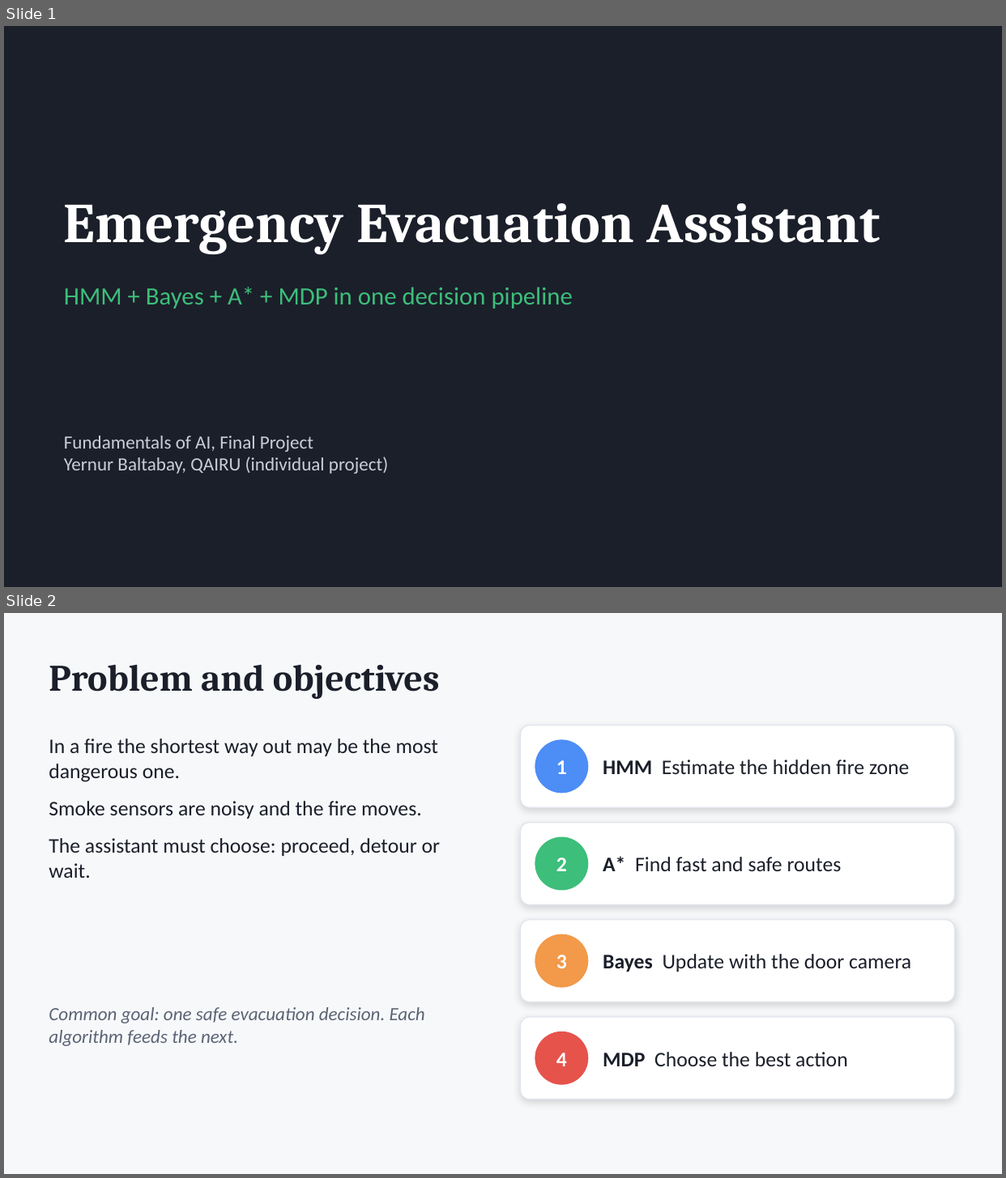
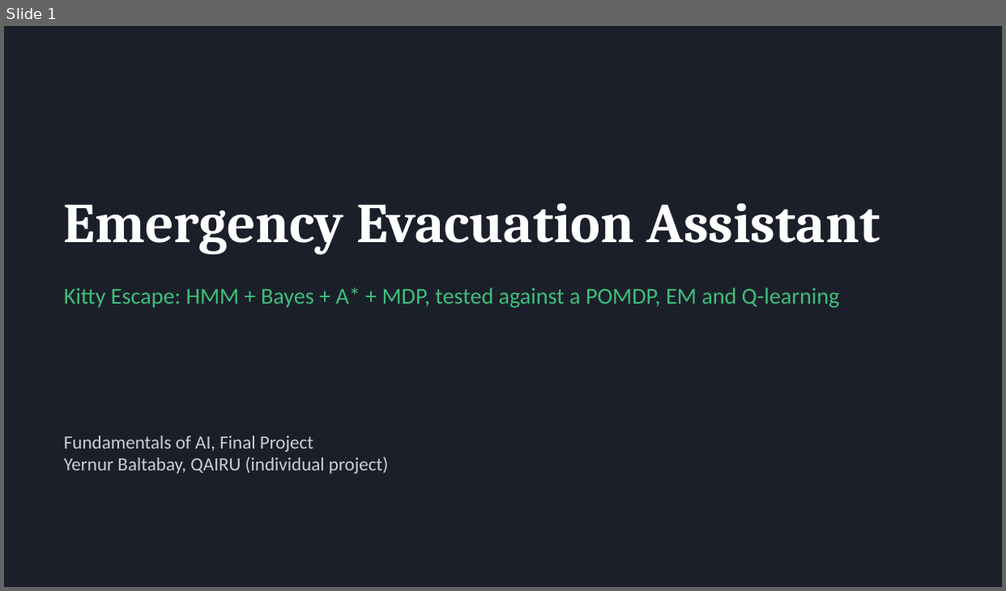
Before and after one commit to eerier79/evacuation-ai-assistant, a slide deck: docs/Presentation.pptx. Shown one above the other, each under a label of ours: slides 1 and 2 before the commit, slide 1 after it. The pictures are 1006x1178 and 1006x591 pixels, drawn with LibreOffice and Linux fonts; fonts in the diff are those of the drawing. Boxes give left, top, right and bottom in pixels: in the first picture for what was removed or moved away, otherwise in the second. Text is boxed around its words. In the diff, an @@ line names an element or a change of style, - is before the commit and + after.

```diff
--- a/docs/Presentation.pptx
+++ b/docs/Presentation.pptx
@@ slide 2 removed at (4, 613, 1002, 1174), background #F7F8FA @@
@@ text removed at (49, 665, 440, 699) @@
-Problem and objectives
@@ rounded rectangle removed at (521, 726, 955, 807) @@
@@ text removed at (49, 739, 440, 878) @@
-In a fire the shortest way out may be the most dangerous one.
-Smoke sensors are noisy and the fire moves.
-The assistant must choose: proceed, detour or wait.
@@ ellipse removed at (535, 740, 588, 793) @@
@@ text removed at (556, 760, 567, 774) @@
-1
@@ text removed at (603, 760, 909, 774) @@
-HMM Estimate the hidden fire zone
@@ rounded rectangle removed at (521, 823, 955, 905) @@
@@ ellipse removed at (535, 837, 588, 890) @@
@@ text removed at (556, 858, 567, 871) @@
-2
@@ text removed at (603, 856, 842, 871) @@
-A* Find fast and safe routes
@@ rounded rectangle removed at (521, 920, 955, 1003) @@
@@ ellipse removed at (535, 935, 588, 987) @@
@@ text removed at (556, 955, 567, 969) @@
-3
@@ text removed at (603, 954, 911, 972) @@
-Bayes Update with the door camera
@@ text removed at (49, 1007, 425, 1046) @@
-Common goal: one safe evacuation decision. Each algorithm feeds the next.
@@ rounded rectangle removed at (521, 1017, 955, 1100) @@
@@ ellipse removed at (535, 1033, 588, 1084) @@
@@ text removed at (556, 1053, 567, 1067) @@
-4
@@ text removed at (603, 1052, 848, 1067) @@
-MDP Choose the best action
@@ slide 1 changed as well @@
@@ text at (64, 288, 840, 308): text changed; size 24 to 22 pt @@
-HMM + Bayes + A* + MDP in one decision pipeline
+Kitty Escape: HMM + Bayes + A* + MDP, tested against a POMDP, EM and Q-learning
```
Also in this commit, not shown: 4 other slides changed, 2 slides added, 1 other slide removed, 36 other files.
